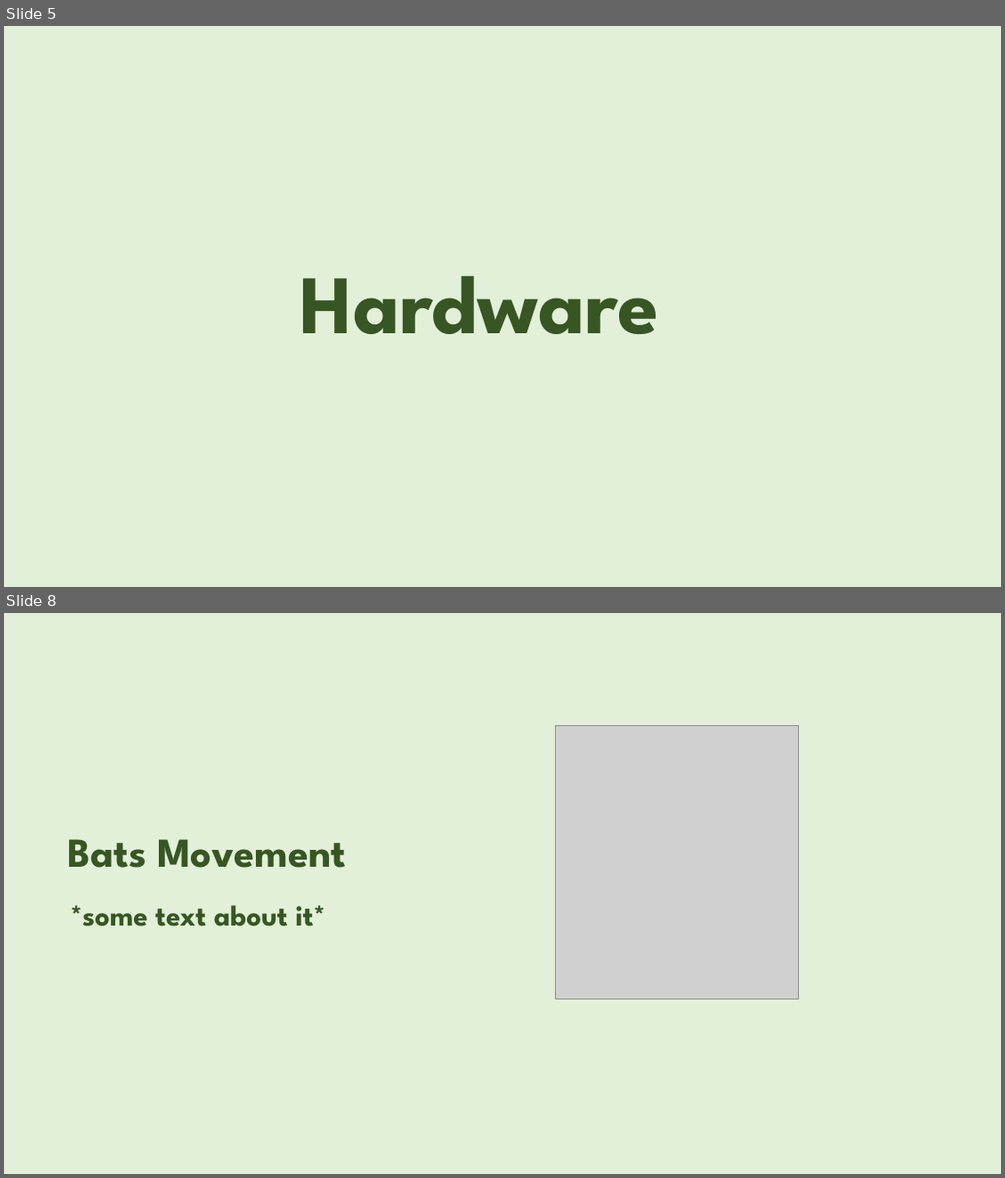
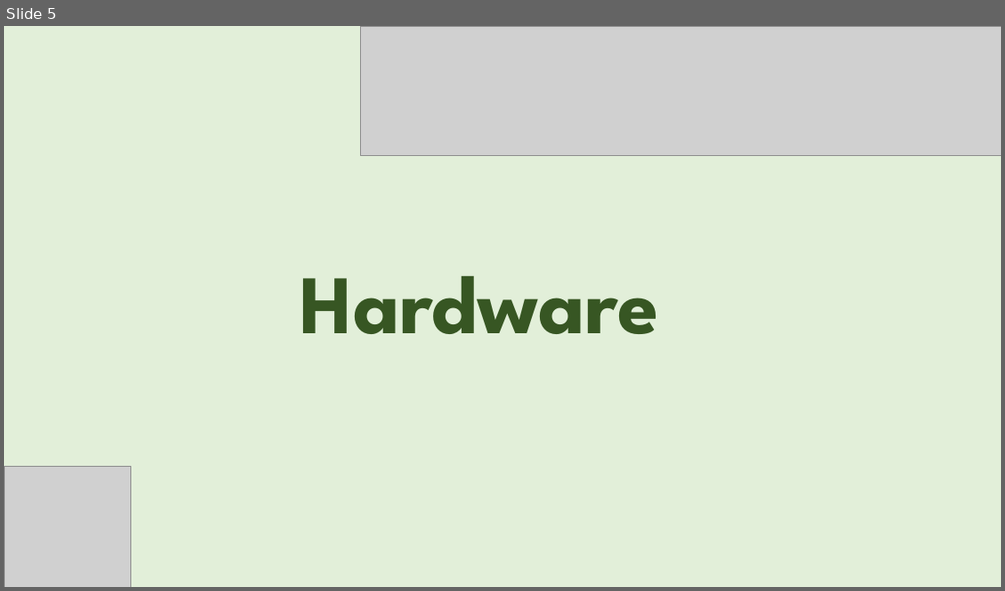
Before and after one commit to AsphodelRem/tv-tennis, a slide deck: presentation.pptx. Shown one above the other, each under a label of ours: slides 5 and 8 before the commit, slide 5 after it; the slides between them are not shown. The pictures are 1005x1178 and 1005x591 pixels, drawn with LibreOffice and Linux fonts; fonts in the diff are those of the drawing; grey boxes stand for pictures; background and template pictures are left out. Boxes give left, top, right and bottom in pixels: in the first picture for what was removed or moved away, otherwise in the second. Text is boxed around its words. In the diff, an @@ line names an element or a change of style, - is before the commit and + after.

```diff
--- a/presentation.pptx
+++ b/presentation.pptx
@@ slide 8 removed at <box>4,613,1001,1174</box>, background picture (left out) @@
@@ picture removed at <box>555,725,799,999</box> @@
@@ title removed at <box>68,839,346,868</box> @@
-Bats Movement
@@ text removed at <box>71,905,325,926</box> @@
-*some text about it*
@@ slide 5 changed as well @@
@@ picture added at <box>361,26,1001,156</box> @@
@@ picture added at <box>4,466,131,587</box> @@
```
Also in this commit, not shown: 6 other slides changed, 7 slides added, 3 other slides removed.
